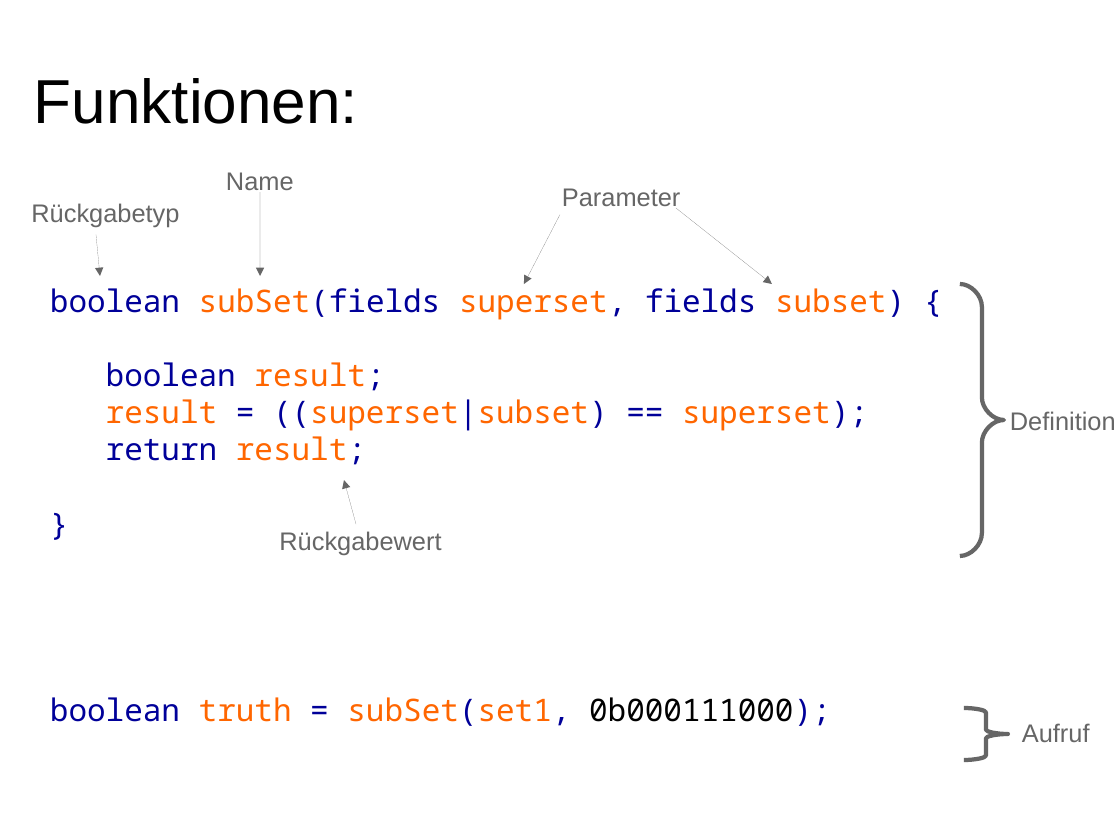
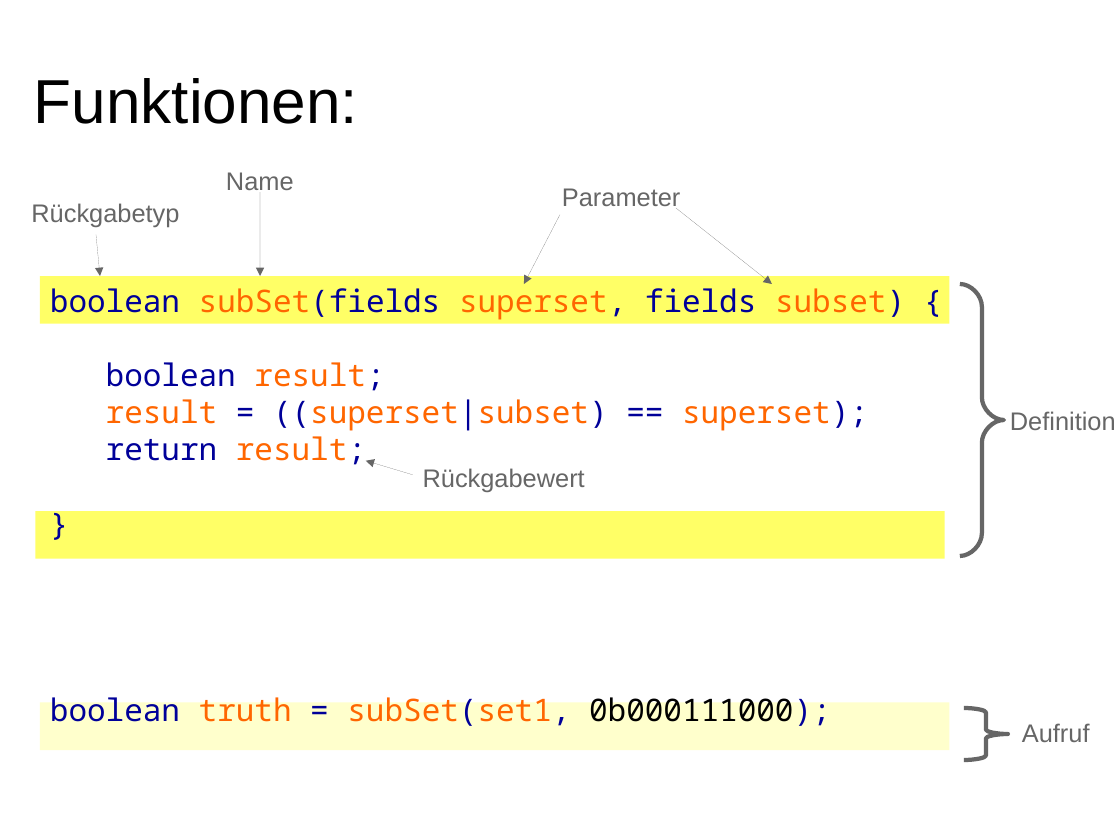
Before and after one commit to hotwolf/TicTacToe, a slide deck: slide 20 of Workshop/Software.odp. Drawn at 1120x840 pixels with LibreOffice and Linux fonts; fonts in the diff are those of the drawing. Boxes give left, top, right and bottom in pixels: in the first picture for what was removed or moved away, otherwise in the second. Text is boxed around its words. In the diff, an @@ line names an element or a change of style, - is before the commit and + after.

Commit message:
slide update

```diff
--- a/Workshop/Software.odp
+++ b/Workshop/Software.odp
@@ rectangle added at (x1=40, y1=276, x2=949, y2=324), fill #FFFF66 @@
@@ arrow moved from (356, 524) - (345, 480) to (413, 475) - (366, 460) @@
@@ text "Rückgabewert" moved from (x1=279, y1=531, x2=441, y2=555) to (x1=423, y1=468, x2=585, y2=492) @@
@@ rectangle added at (x1=36, y1=511, x2=945, y2=559), fill #FFFF66 @@
@@ rectangle added at (x1=40, y1=702, x2=949, y2=750), fill #FFFFCC @@
```
Also in this commit, not shown: 2 other slides changed.
